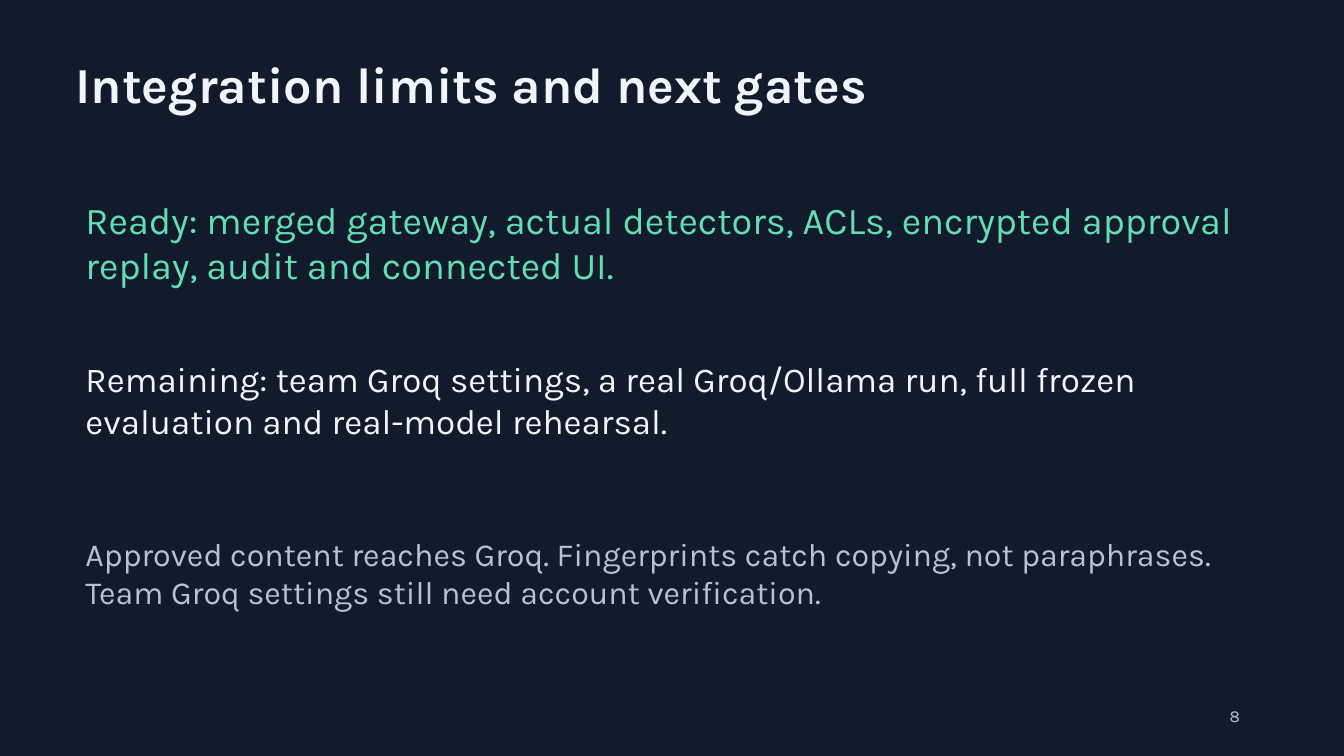
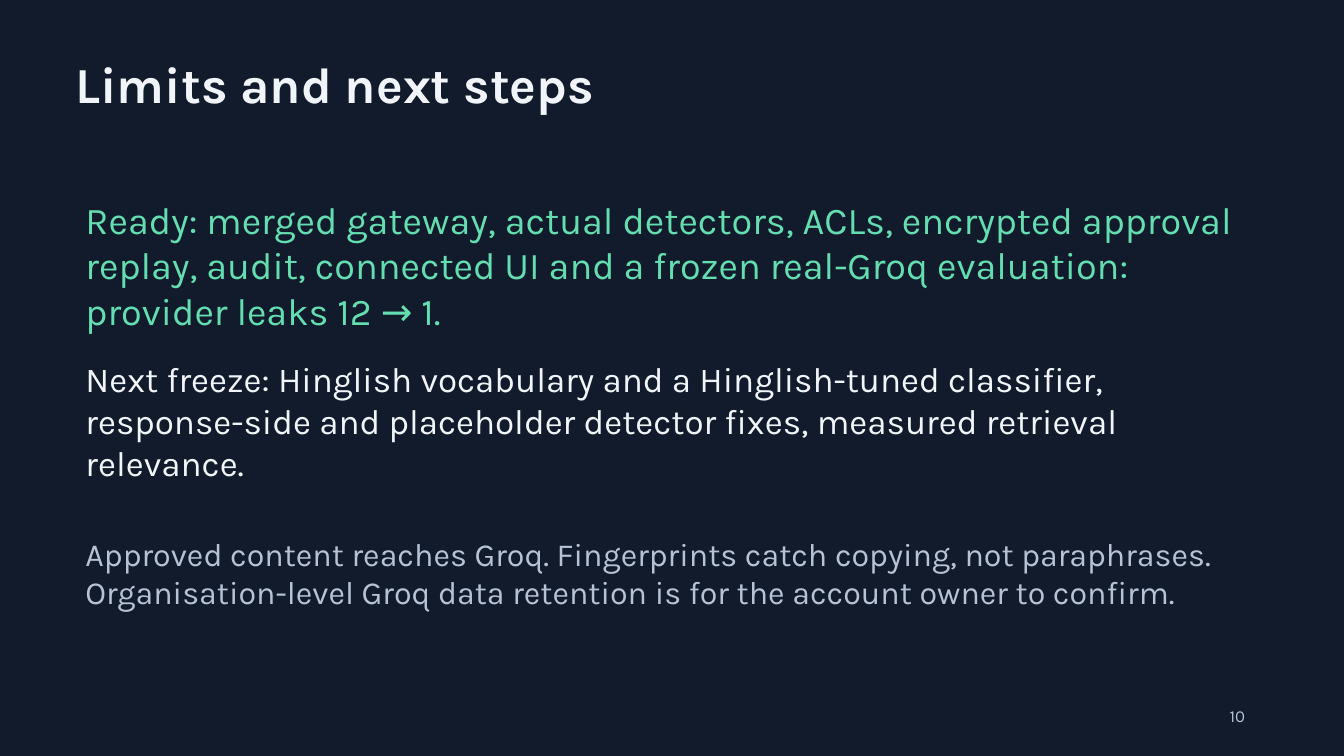
Before and after one commit to TeamElara/Aevia-AI, a slide deck: slide 10 of docs/Alwaz-LeakShield.pptx (slide 8 before the commit). Drawn at 1344x756 pixels with LibreOffice and Linux fonts; fonts in the diff are those of the drawing. Boxes give left, top, right and bottom in pixels: in the first picture for what was removed or moved away, otherwise in the second. Text is boxed around its words. In the diff, an @@ line names an element or a change of style, - is before the commit and + after.

```diff
--- a/docs/Alwaz-LeakShield.pptx
+++ b/docs/Alwaz-LeakShield.pptx
@@ text at [75, 67, 593, 115]: text changed @@
-Integration limits and next gates
+Limits and next steps
@@ text at [85, 208, 1232, 334]: text changed @@
-Ready: merged gateway, actual detectors, ACLs, encrypted approval replay, audit and connected UI.
+Ready: merged gateway, actual detectors, ACLs, encrypted approval replay, audit, connected UI and a frozen real-Groq evaluation: provider leaks 12 → 1.
@@ text at [85, 368, 1117, 477]: text changed @@
-Remaining: team Groq settings, a real Groq/Ollama run, full frozen evaluation and real-model rehearsal.
+Next freeze: Hinglish vocabulary and a Hinglish-tuned classifier, response-side and placeholder detector fixes, measured retrieval relevance.
@@ text at [85, 544, 1210, 612]: text changed @@
-Approved content reaches Groq. Fingerprints catch copying, not paraphrases. Team Groq settings still need account verification.
+Approved content reaches Groq. Fingerprints catch copying, not paraphrases. Organisation-level Groq data retention is for the account owner to confirm.
@@ text at [1230, 711, 1245, 722]: text changed @@
-8
+10
```
Also in this commit, not shown: 2 other slides changed, 2 slides added, 2 other files.
